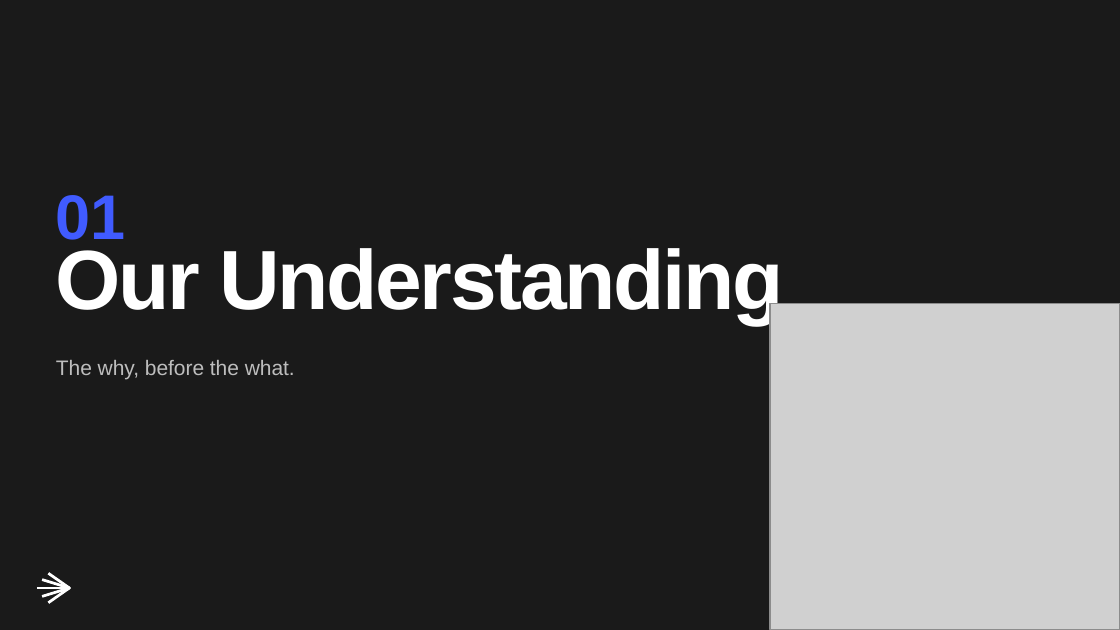
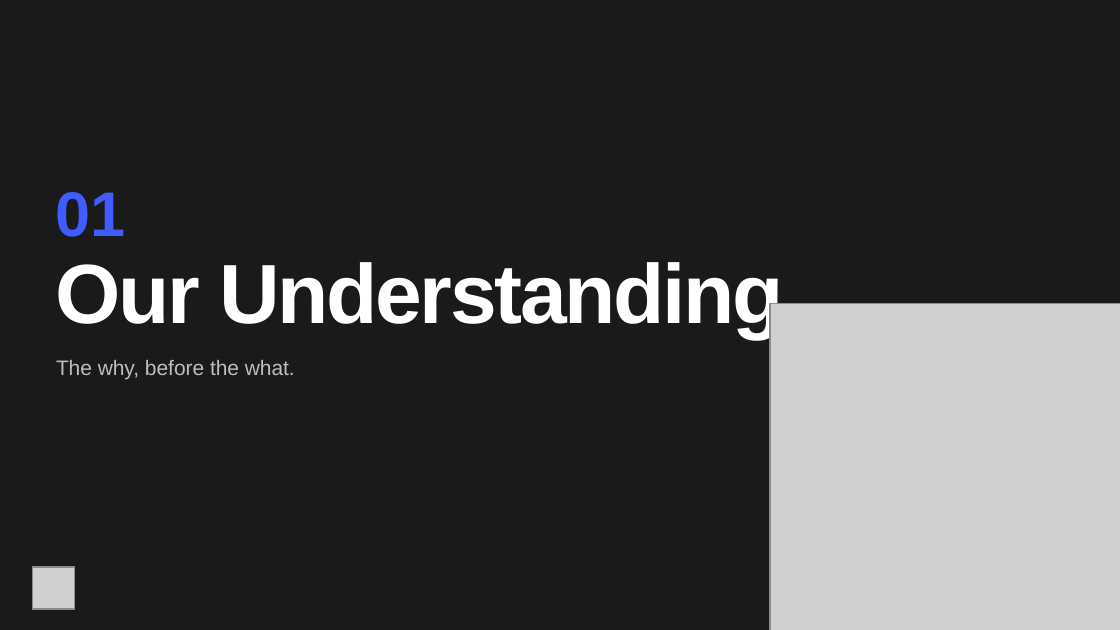
Before and after one commit to squalliram/ld-northwind-payments, a slide deck: slide 3 of docs/northwind-value-playback.pptx. Drawn at 1120x630 pixels with LibreOffice and Linux fonts; fonts in the diff are those of the drawing; grey boxes stand for pictures. Boxes give left, top, right and bottom in pixels: in the first picture for what was removed or moved away, otherwise in the second. Text is boxed around its words. In the diff, an @@ line names an element or a change of style, - is before the commit and + after.

```diff
--- a/docs/northwind-value-playback.pptx
+++ b/docs/northwind-value-playback.pptx
@@ background #1A1A1A to #F7F7F7 @@
@@ rectangle added at [0,0,1120,629], fill #1A1A1A @@
@@ text "01" at [56,192,126,237]: vertical alignment top to middle @@
@@ text "Our Understanding" at [56,262,784,338]: line spacing 54pt to 1; vertical alignment top to middle @@
@@ picture removed at [771,304,1120,630] @@
@@ picture added at [771,304,1120,630] @@
@@ picture added at [32,567,75,609] @@
@@ freeform shape removed at [37,588,69,589] @@
@@ freeform shape removed at [43,579,69,596] @@
@@ freeform shape removed at [48,573,69,603] @@
```
Also in this commit, not shown: 15 other slides changed, 3 slides added, 3 slides removed, 3 other files.
